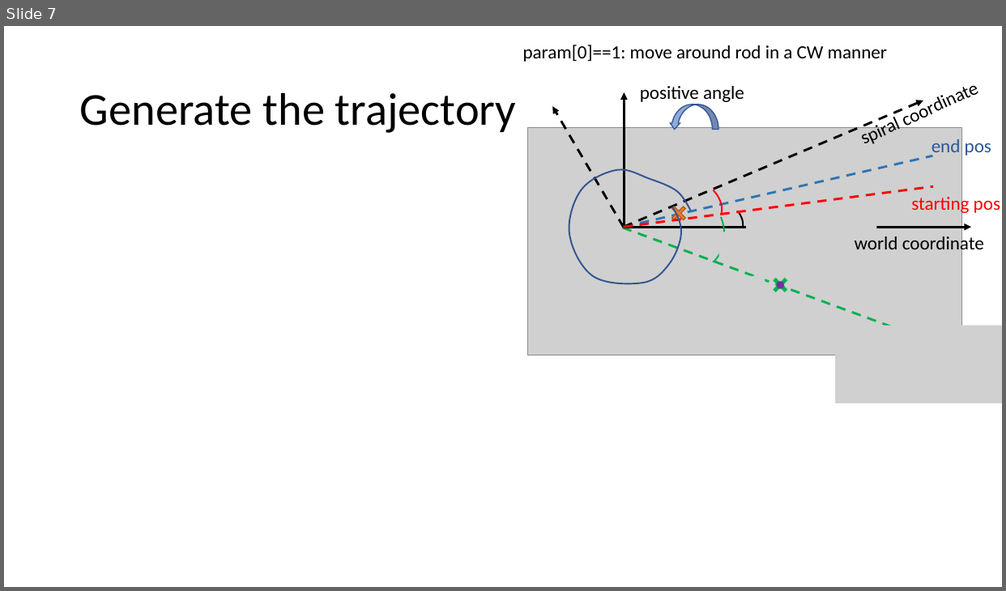
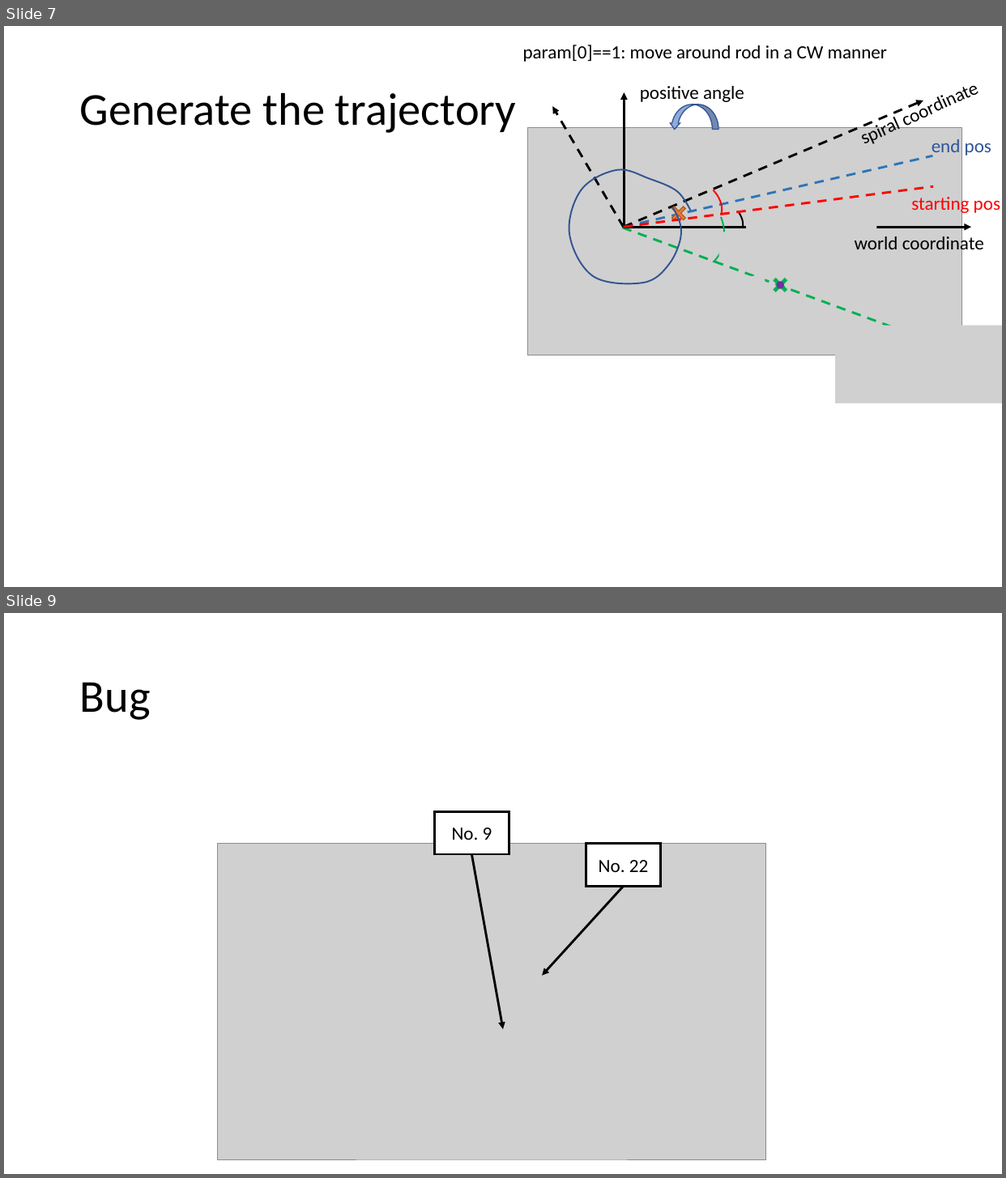
Before and after one commit to zhyma/gym_coil2d, a slide deck: readme.pptx. Shown one above the other, each under a label of ours: slide 7 before the commit, slides 7 and 9 after it; the slides between them are not shown. The pictures are 1006x591 and 1006x1178 pixels, drawn with LibreOffice and Linux fonts; fonts in the diff are those of the drawing; grey boxes stand for pictures. Boxes give left, top, right and bottom in pixels: in the first picture for what was removed or moved away, otherwise in the second. Text is boxed around its words. In the diff, an @@ line names an element or a change of style, - is before the commit and + after.

```diff
--- a/readme.pptx
+++ b/readme.pptx
@@ slide 9 added at [4,613,1002,1174], background #FFFFFF @@
@@ title added at [80,682,151,720], 44 pt, text #000000 @@
+Bug
@@ rectangle added at [434,812,509,855], fill #FFFFFF, outline #000000 2.25 pt, 18 pt, text #000000 @@
+No. 9
@@ picture added at [217,844,765,1160] @@
@@ arrow added from (472, 855) to (503, 1029), #000000 2.25 pt @@
@@ rectangle added at [586,844,661,886], fill #FFFFFF, outline #000000 2.25 pt, 18 pt, text #000000 @@
+No. 22
@@ arrow added from (623, 886) to (543, 975), #000000 2.25 pt @@
```
Also in this commit, not shown: 1 slide changed, 3 other files.
